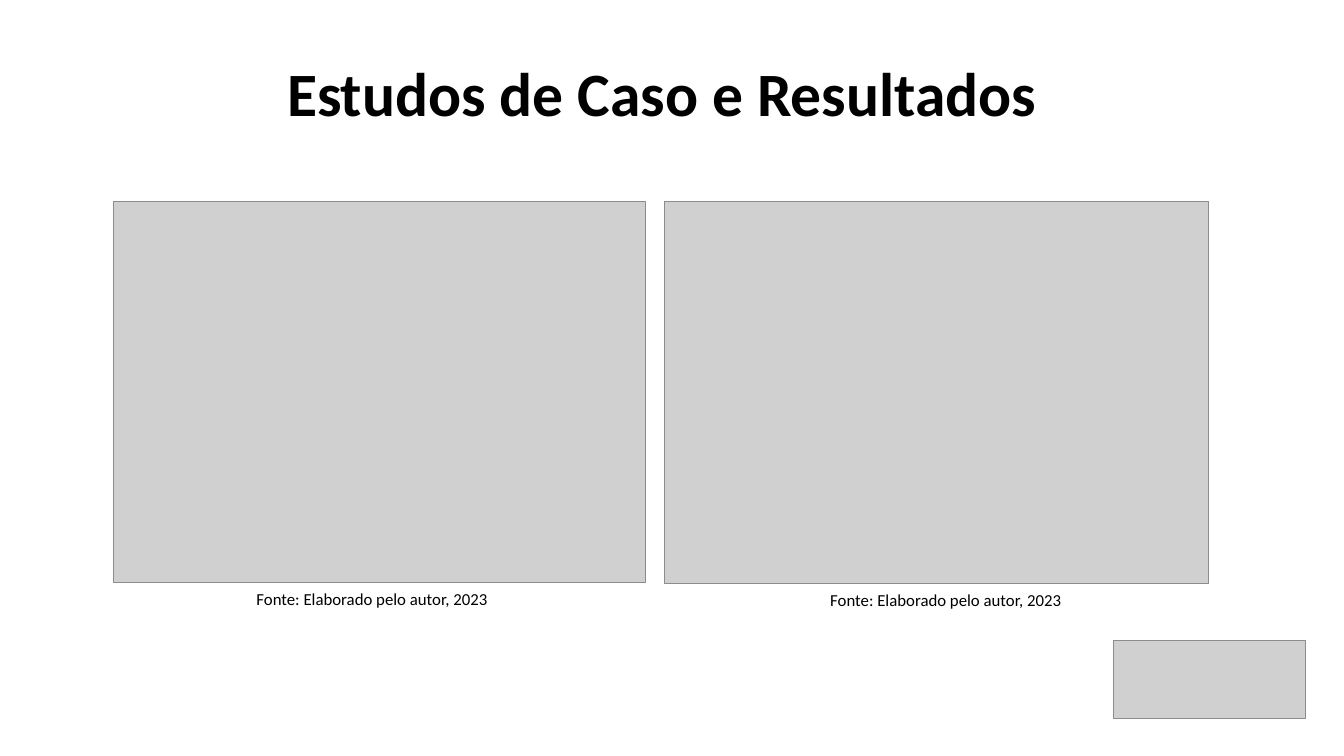
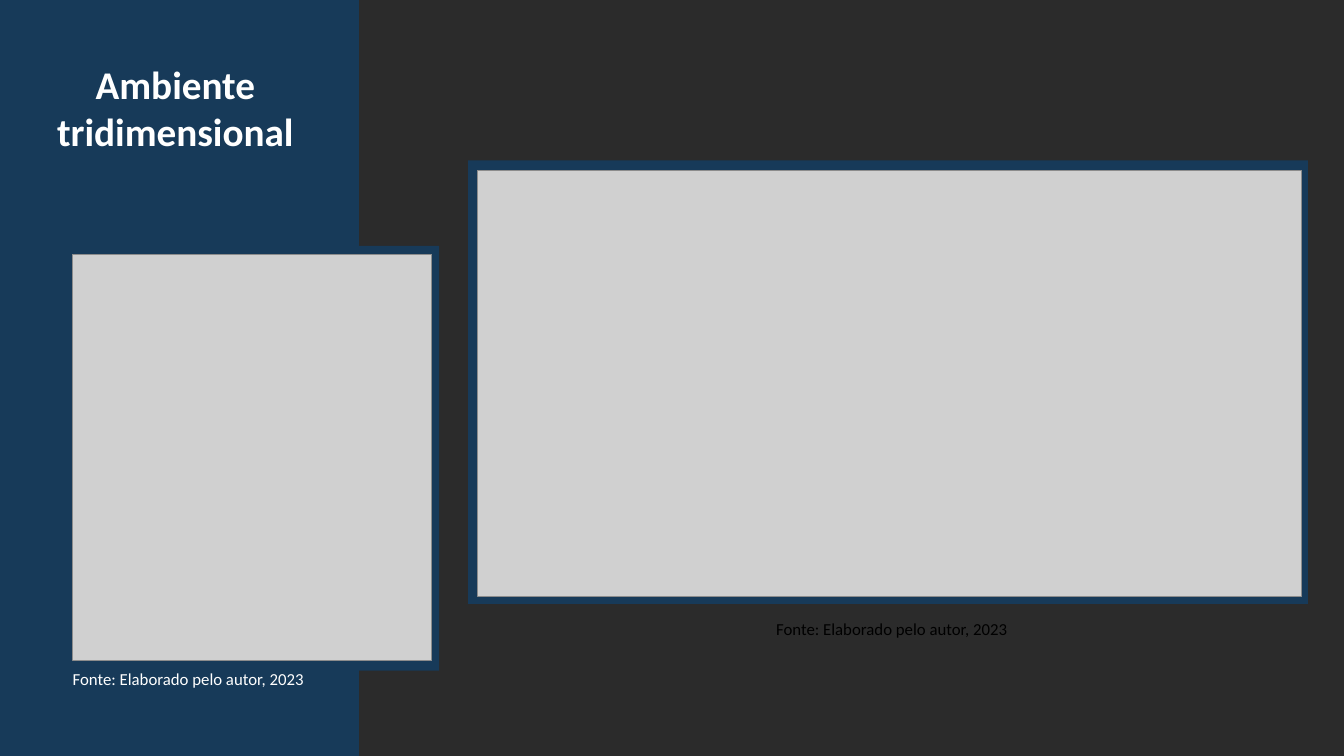
Before and after one commit to pedrosdr/TCC_Engenharia_Civil, a slide deck: slide 5 of apresentacao_tcc.pptx (slide 9 before the commit). Drawn at 1344x756 pixels with LibreOffice and Linux fonts; fonts in the diff are those of the drawing; grey boxes stand for pictures; background and template pictures are left out; a plain dark background stands for a picture behind light text. Boxes give left, top, right and bottom in pixels: in the first picture for what was removed or moved away, otherwise in the second. Text is boxed around its words. In the diff, an @@ line names an element or a change of style, - is before the commit and + after.

```diff
--- a/apresentacao_tcc.pptx
+++ b/apresentacao_tcc.pptx
@@ background #FFFFFF to picture (left out) @@
@@ rectangle added at (x1=0, y1=0, x2=359, y2=756), fill #173A59 @@
@@ text added at (x1=57, y1=71, x2=293, y2=147), 28 pt, text #FFFFFF, bold @@
+Ambiente tridimensional
@@ text removed at (x1=287, y1=72, x2=1036, y2=117) @@
-Estudos de Caso e Resultados
@@ rectangle added at (x1=468, y1=160, x2=1308, y2=604), fill #173A59 @@
@@ picture resized from (x1=664, y1=202, x2=1209, y2=584) to (x1=478, y1=170, x2=1302, y2=597) @@
@@ picture removed at (x1=113, y1=202, x2=645, y2=583) @@
@@ rectangle added at (x1=63, y1=246, x2=439, y2=670), fill #173A59 @@
@@ picture added at (x1=73, y1=254, x2=432, y2=660) @@
@@ text "Fonte: Elaborado pelo autor, 2023" moved from (x1=830, y1=594, x2=1061, y2=609) to (x1=776, y1=625, x2=1007, y2=637) @@
@@ picture removed at (x1=1114, y1=640, x2=1306, y2=719) @@
@@ text "Fonte: Elaborado pelo autor, 2023" moved from (x1=256, y1=593, x2=487, y2=608) to (x1=73, y1=673, x2=304, y2=688) @@
@@ text "Fonte: Elaborado pelo autor, 2023" at (x1=73, y1=673, x2=304, y2=688): text colour #000000 to #FFFFFF @@
```
Also in this commit, not shown: 1 other slide changed, 18 slides added, 9 slides removed, 3 other files.
